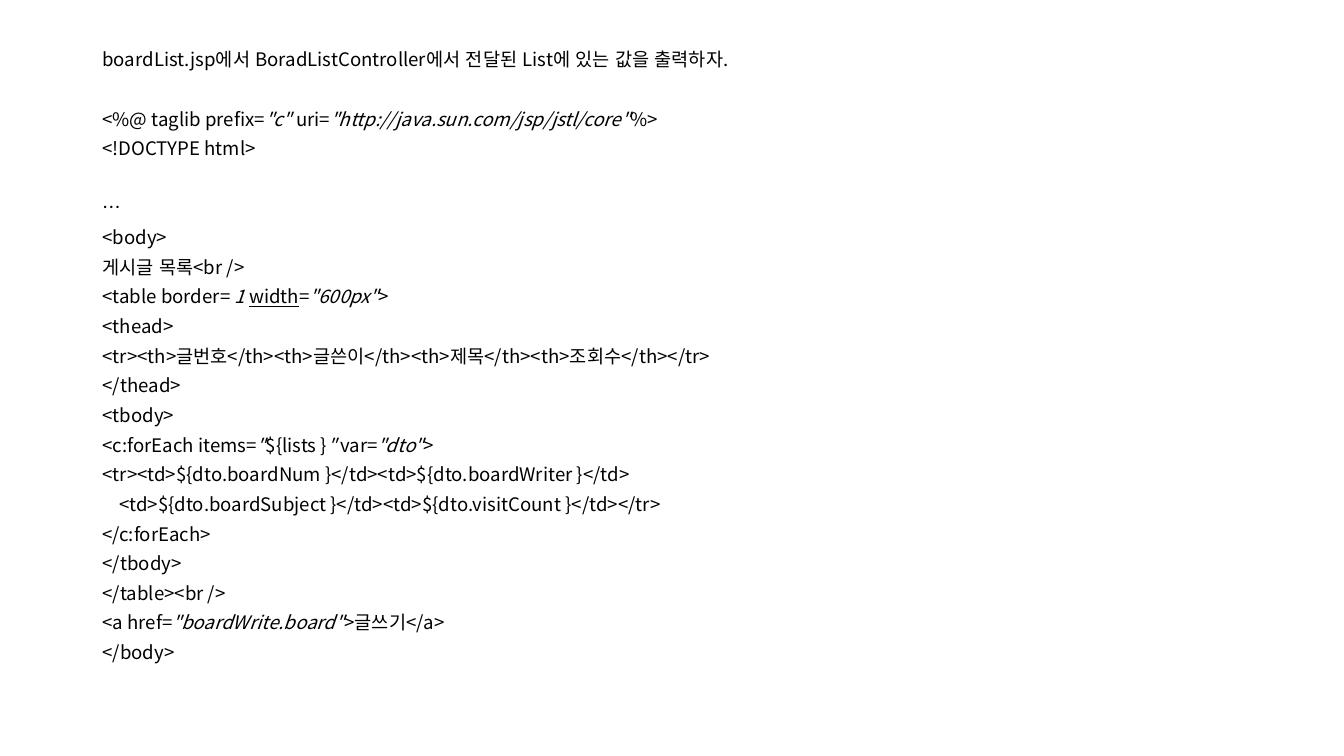
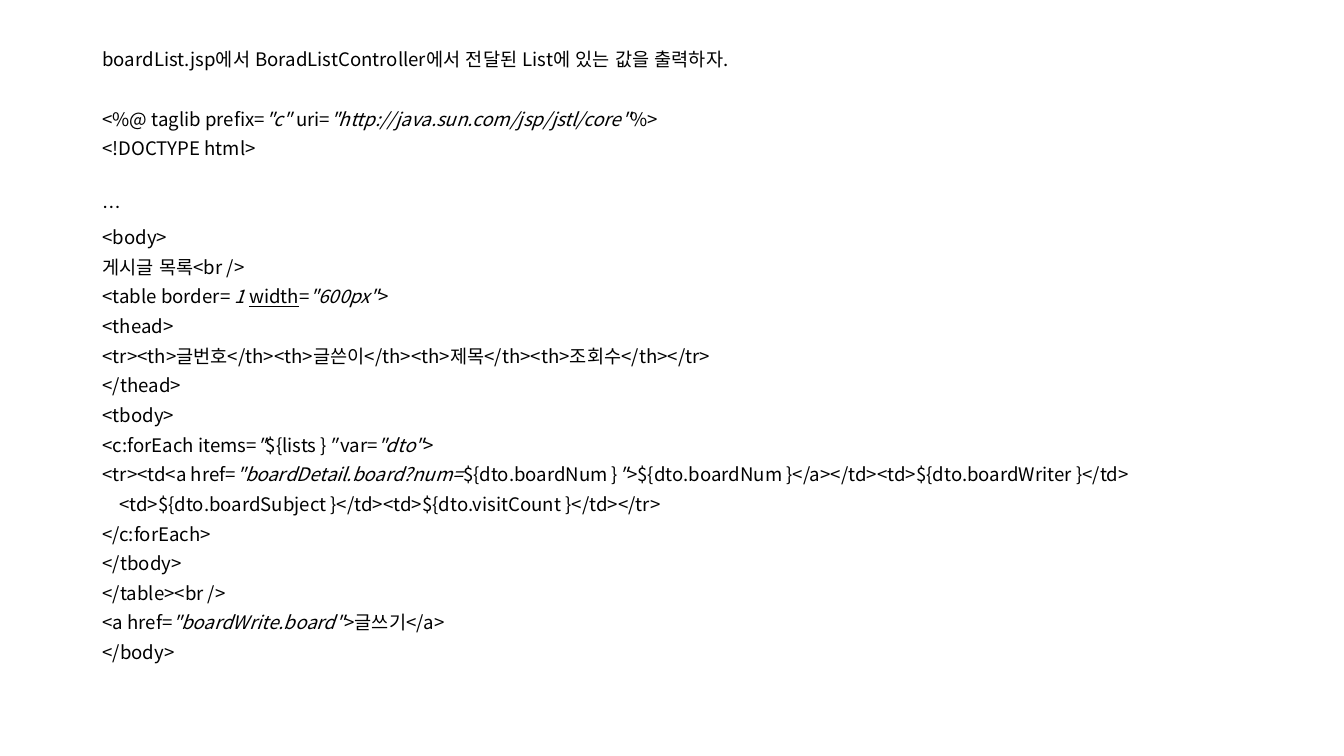
Before and after one commit to SoongMoo/hkblockchain220914, a slide deck: slide 27 of WEB/JSP/board.pptx. Drawn at 1344x756 pixels with LibreOffice and Linux fonts; fonts in the diff are those of the drawing. Boxes give left, top, right and bottom in pixels: in the first picture for what was removed or moved away, otherwise in the second. Text is boxed around its words. In the diff, an @@ line names an element or a change of style, - is before the commit and + after.

```diff
--- a/WEB/JSP/board.pptx
+++ b/WEB/JSP/board.pptx
@@ text at [102, 465, 1129, 485]: text changed @@
-<tr><td>${dto.boardNum }</td><td>${dto.boardWriter }</td>
+<tr><td<a href="boardDetail.board?num=${dto.boardNum }">${dto.boardNum }</a></td><td>${dto.boardWriter }</td>
```
Also in this commit, not shown: 20 slides added.
